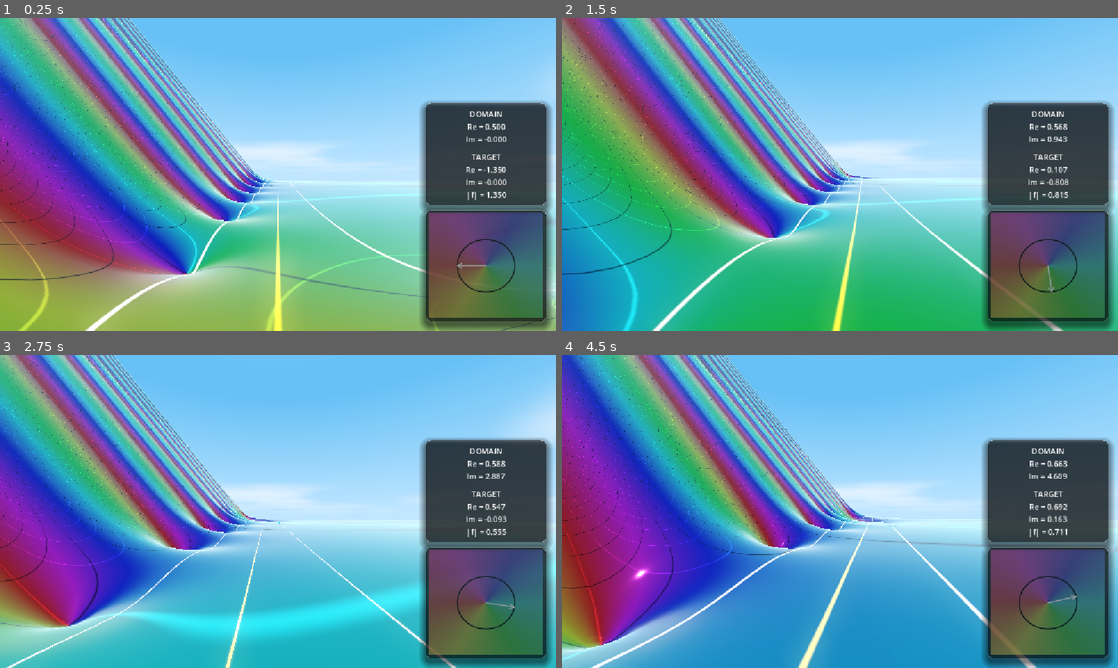
Above: before the commit, frames 1-4 (two rows, left to right).
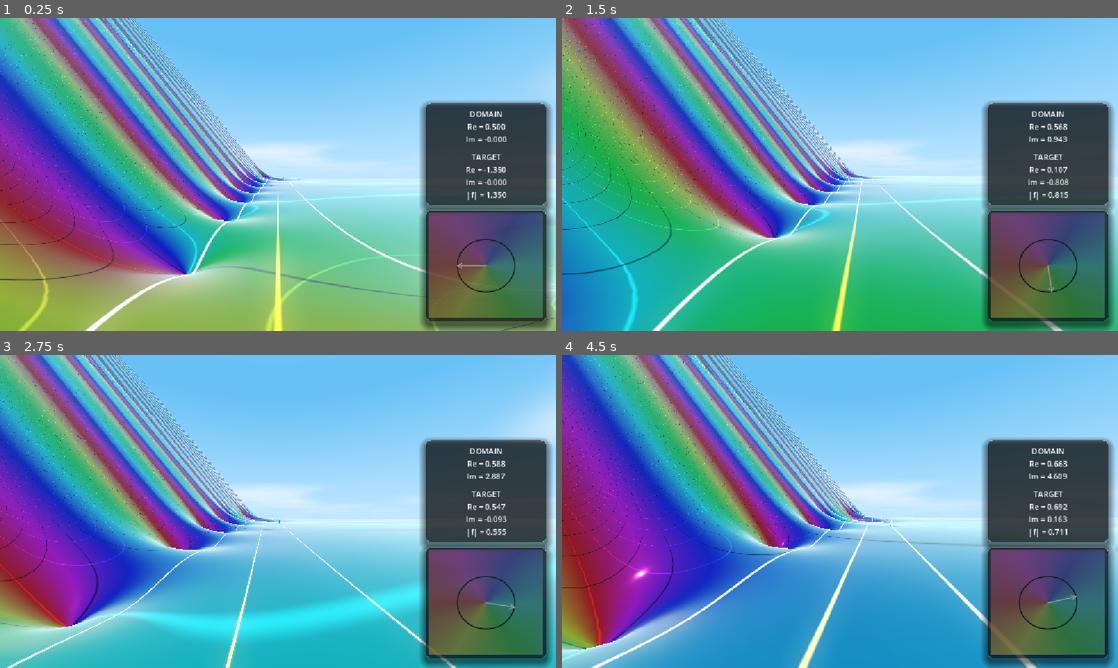
Above: after the commit, the same moments.

Repository: allanino/complex-functions-explorer
Game: Godot game, scene res://scenes/main.tscn
Two runs of this game, one before a commit and one after it. Both use one fixed random seed, a clock stepped at 60 frames per second and the inputs below.
Inputs (mouse positions are in pixels of both pictures, inside the frame that each line leads up to):
- Up to frame 1 (0.25 s): no input
- Up to frame 2 (1.5 s): tap Enter at 0.5 s; move the mouse to (867, 174) at 0.52 s; hold W (move_forward) from 0.53 s (still down); tap G at 0.6 s; tap Space at 0.77 s; move the mouse to (812, 174) at 1.27 s; tap C at 1.35 s
- Up to frame 3 (2.75 s): keep holding W (move_forward); tap Space at 1.52 s; move the mouse to (289, 505) at 2.02 s; hold Shift from 2.03 s (still down)
- Up to frame 4 (4.5 s): keep holding W (move_forward); move the mouse to (834, 517) at 2.77 s; release Shift at 2.78 s; tap Ctrl at 2.85 s; tap Space at 3.02, 3.77 s; move the mouse to (878, 514) at 3.52 s; tap G at 3.6 s; move the mouse to (795, 508) at 4.27 s; tap C at 4.35 s

The runs differ from the first frame. In frame 1, 1.8% of the frame differs, in the area x 0-100%, y 0-100%; in frame 2, 1.7%; in frame 3, 2.1%; in frame 4, 2.4%, in the area x 0-60%, y 0-98%.

Commit message:
Add dynamic mesh for better performance

Diff:
--- a/scenes/chunk.tscn
+++ b/scenes/chunk.tscn
@@ -7,9 +7,6 @@
 shader = ExtResource("1_shader")
 
 [sub_resource type="PlaneMesh" id="PlaneMesh_1"]
-size = Vector2(64, 64)
-subdivide_depth = 128
-subdivide_width = 128
 
 [node name="Chunk" type="MeshInstance3D"]
 material_override = SubResource("ShaderMaterial_1")
--- a/scripts/world_manager.gd
+++ b/scripts/world_manager.gd
@@ -2,7 +2,7 @@
 
 @export var chunk_scene: PackedScene = preload("res://scenes/chunk.tscn")
 @export var player: Node3D
-@export var chunk_size: float = 32.0
+@export var chunk_size: float = 64.0
 @export var view_distance: int = 3
 
 var chunks = {}
@@ -12,6 +12,10 @@
 @onready var world_environment = get_node("../WorldEnvironment")
 
 var _golden_hour_transition: float = 0.0
+
+# Uncomment this to debug the mesh wireframe
+# func _ready():
+# 	get_viewport().debug_draw = Viewport.DEBUG_DRAW_WIREFRAME
 
 func _process(delta):
 	if not player:
@@ -92,13 +96,42 @@
 
 func _load_chunk(coord: Vector2i):
 	var chunk = chunk_scene.instantiate()
-	chunk.global_position = Vector3(coord.x * chunk_size, 0, coord.y * chunk_size)
 
-	# Increase AABB to prevent shadow culling of displaced vertices
-	# Height can go up to ~20-30 in extreme cases (Rational/Zeta spikes)
-	chunk.custom_aabb = AABB(Vector3(0, -50, 0), Vector3(chunk_size, 100, chunk_size))
+	# Example: distance from critical line
+	var distance_from_center = abs(coord.x)
 
-	# Initialize uniforms for the new chunk
+	# Decide subdivision dynamically
+	var subdivisions = 256
+
+	# If zeta function, tune mesh for performance
+	if Field.function_type == 0:
+		if distance_from_center < 1:
+			subdivisions = 256
+		elif distance_from_center < 5:
+			subdivisions = 128
+		else:
+			subdivisions = 64
+
+	# Create mesh dynamically
+	var plane = PlaneMesh.new()
+	plane.size = Vector2(chunk_size, chunk_size)
+	plane.subdivide_width = subdivisions
+	plane.subdivide_depth = subdivisions
+
+	# Assign mesh
+	chunk.mesh = plane
+
+	chunk.global_position = Vector3(
+		coord.x * chunk_size + chunk_size * 0.5,
+		0,
+		coord.y * chunk_size + chunk_size * 0.5
+	)
+
+	chunk.custom_aabb = AABB(
+		Vector3(-chunk_size * 0.5, -50, -chunk_size * 0.5),
+		Vector3(chunk_size, 100, chunk_size)
+	)
+
 	_update_chunk_uniforms(chunk)
 
 	add_child(chunk)
